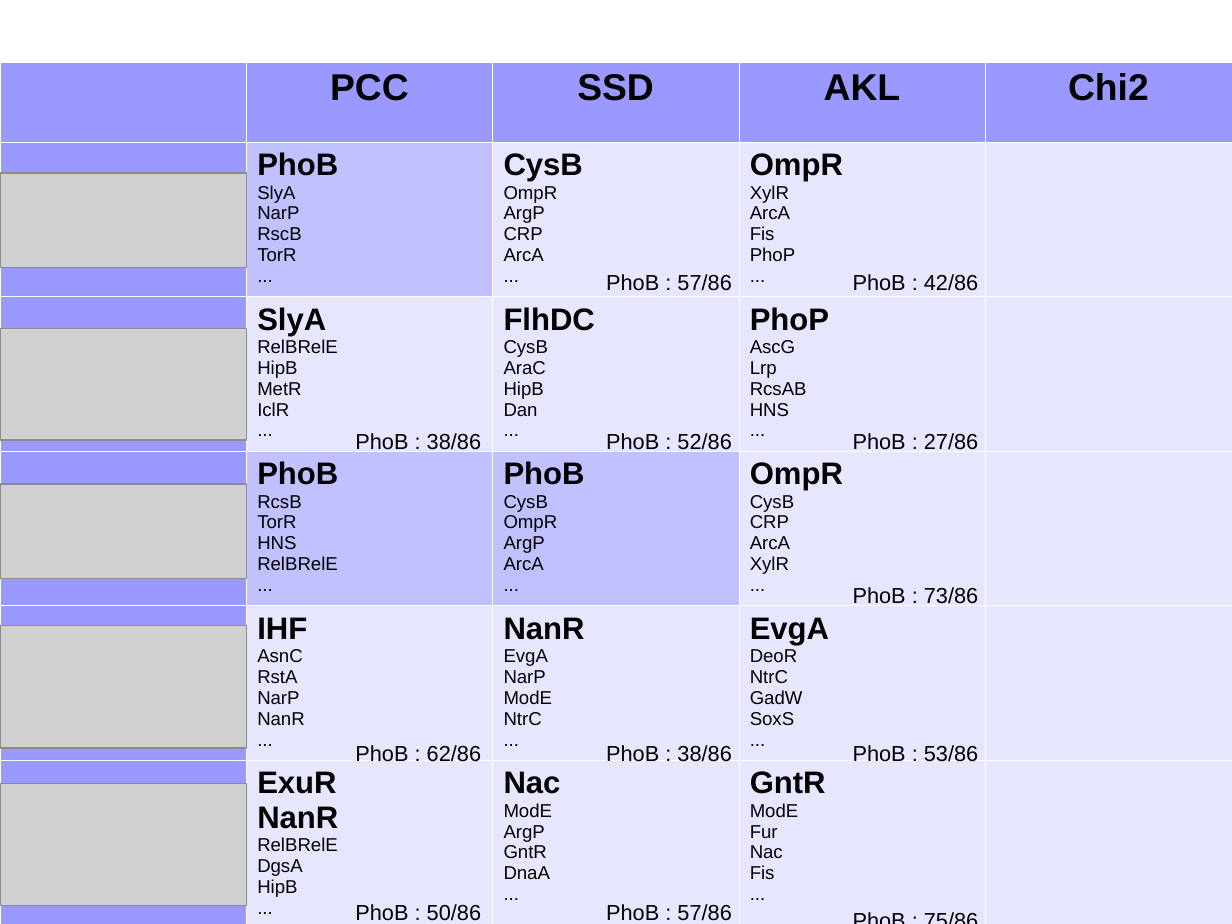
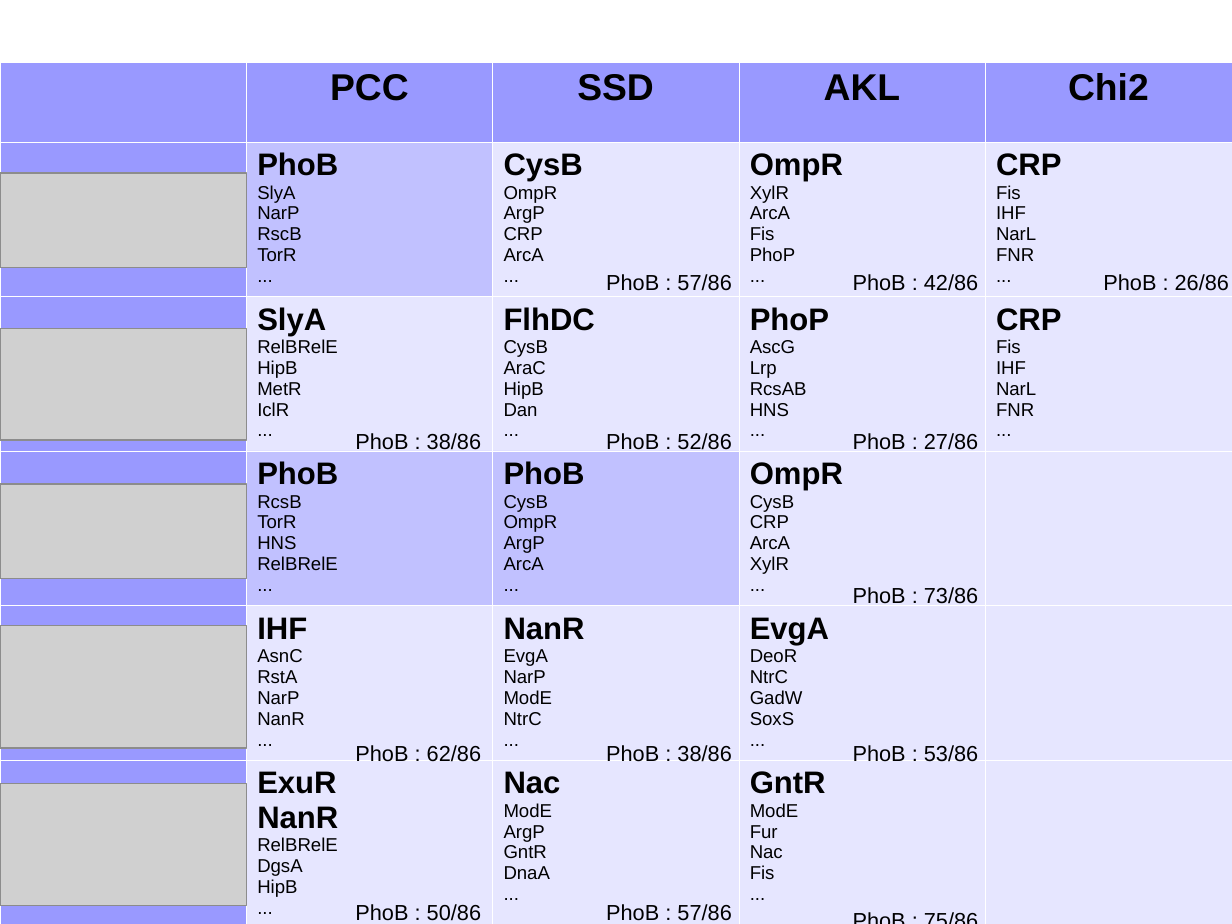
Before and after one commit to NikaAb/Projet-REGULON-GNOM, a slide deck: slide 1 of Presentation/Projet_Regulon_presentation.odp. Drawn at 1232x924 pixels with LibreOffice and Linux fonts; fonts in the diff are those of the drawing; grey boxes stand for pictures. Boxes give left, top, right and bottom in pixels: in the first picture for what was removed or moved away, otherwise in the second. Text is boxed around its words. In the diff, an @@ line names an element or a change of style, - is before the commit and + after.

Commit message:
presentation

```diff
--- a/Presentation/Projet_Regulon_presentation.odp
+++ b/Presentation/Projet_Regulon_presentation.odp
@@ table at [0, 61, 1231, 924] @@
-row 2, column 5: 
+row 2, column 5: CRP / Fis / IHF / NarL / FNR / ...
-row 3, column 5: 
+row 3, column 5: CRP / Fis / IHF / NarL / FNR / ...
@@ text added at [1103, 274, 1229, 291], 14 pt, text #000000 @@
+PhoB : 26/86
```
Also in this commit, not shown: 1 other file.
